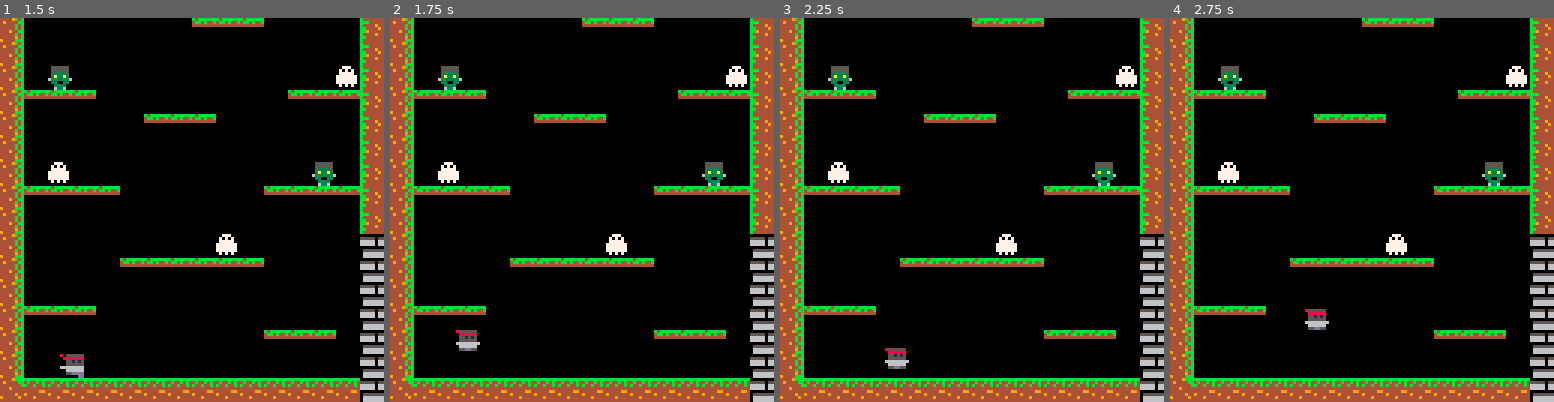
Above: before the commit, frames 1-4 (left to right).
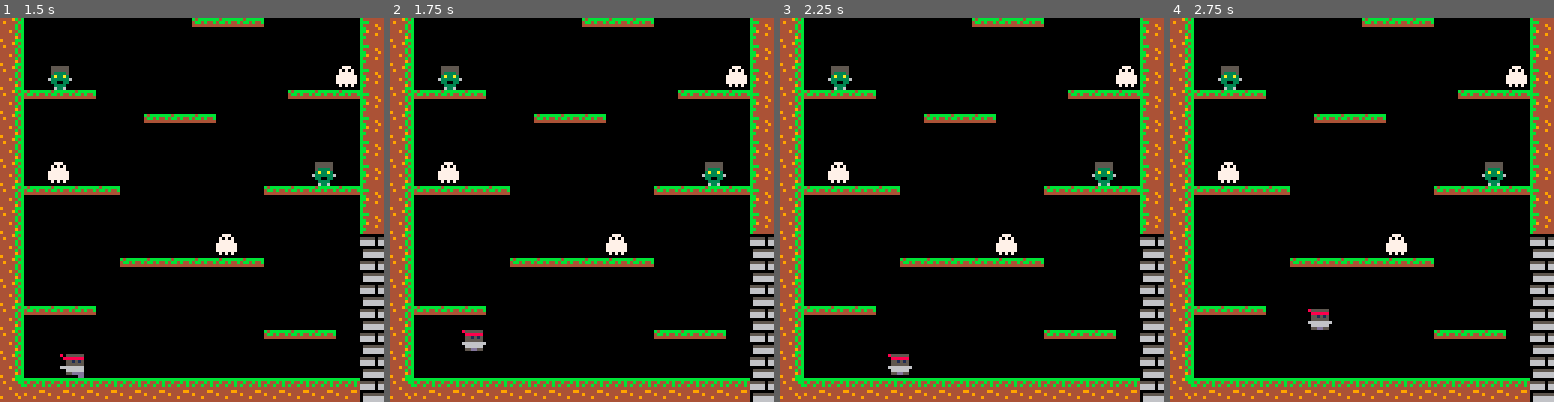
Above: after the commit, the same moments.

Repository: jmoreno1221/Sakajos-Adventures
Game: PICO-8 cartridge sasa.p8
The game is run twice, just before and just after one commit, with the same random seed, the same clock (stepped at 60 frames per second) and the same inputs.
Inputs:
- Up to frame 1 (1.5 s): tap X (X key) at 0.33, 1.07 s; tap O (Z key) at 0.7 s
- Up to frame 2 (1.75 s): hold Right from 1.6 s (still down); tap O (Z key) at 1.7 s
- Up to frame 3 (2.25 s): tap X (X key) at 1.85 s; release Right at 2.1 s; tap O (Z key) at 2.1 s
- Up to frame 4 (2.75 s): hold Right from 2.47 s (still down); tap O (Z key) at 2.5 s

Frame 1 is identical in both runs. In frame 2, 0.2% of the frame differs, in the area x 17-25%, y 81-87%; in frame 3, 0.4%, in the area x 27-35%, y 85-93%; in frame 4, 0.1%.

Commit message:
improved out-of-bounds function, added jump sound

Diff:
--- a/sasa.p8
+++ b/sasa.p8
@@ -15,7 +15,7 @@
 
  mode=1
  px=20    -- x-position
- py=496    -- y-position
+ py=496   -- y-position
  pstate=0 -- current player state
  pspr=1   -- current sprite
  pdir=0   -- current direction
@@ -51,31 +51,35 @@
  pat=0
 end
 function ghost_left()
-l=mget(px-4/8,py/8)
-return fget(l,1)
+ l=mget(flr((px-4)/8),flr(py/8))
+ return fget(l,1)
 end
 function ghost_right()
-c=mget(flr((px+8)/8),flr((py)/8))
-return fget(c,1)
+ c=mget(flr((px+8)/8),flr((py)/8))
+ return fget(c,1)
+end
+function canjump()
+ j=mget(px,flr(py-2)/8)
+ return not fget(j,0)
 end
 function canfall()
-  -- get the map tile under the player
-  v=mget(flr((px+2)/8),flr((py+8)/8))
-  -- see if its flagged as wall
-  return not fget(v,0)
+ -- get the map tile under the player
+ v=mget(flr((px+2)/8),flr((py+8)/8))
+ -- see if its flagged as wall
+ return not fget(v,0)
 end
 function _update()
 if (mode==0) then
 titleupdate()
 
 else
-		game_update60()
+	game_update60()
 end
 end
 function titleupdate()
 print("press z to start", 4, 4, 7)
 if btn(4,0) then
-gameinit()
+ gameinit()
 end
 
 end
@@ -92,16 +96,33 @@
  if pstate==0 then
    pspr=0      -- idle sprite
    if (left or right) change_state(1)
-   if (jump) change_state(3)
+   if (jump) then
+     change_state(3)
+     sfx(01)
+   end
    if (canfall()) change_state(2)
  end
 
  -- walk state
  if pstate==1 then
-   if (pat%3==0) sfx(1) -- sound
-   if (left and ghost_left()) pdir=-1 -- set direction
-   if (right and ghost_right()) pdir=1
-   if (jump) change_state(3)
+   if (pat%3==0) sfx(0) -- sound
+   if (left and ghost_left()) then -- set direction
+     pdir=0
+     elseif (jump and ghost_left()) then
+     pdir=0
+     elseif (left) then
+     pdir=-1
+   end
+   if (right and ghost_right()) then
+     pdir=0
+     elseif (jump and ghost_right()) then
+     pdir=0
+     elseif (right) then
+     pdir=1
+   end
+   if (jump) then
+     change_state(3)
+   end
    if (canfall()) change_state(2)
    -- move the player
    px+=(pdir*.75)*min(pat,2)
@@ -276,7 +297,7 @@
 00000000000000000000000000000000000000000000000000000000000000000000000000000000000000000000000000000000000000000000000000000000
 23333333333333333333333333333351000000000000000000000000000000000000000000000000000000000000000000000000000000000000000000000000
 __gff__
-0000000000000000000000000000000000000102010000000000000000000000000002010200000000000000000000000000010101000000000000000000000000000000000000000000000000000000000000000000000000000000000000000000000000000000000000000000000000000000000000000000000000000000
+0000000000000000000000000000000000000103010000000000000000000000000002010200000000000000000000000000010301000000000000000000000000000000000000000000000000000000000000000000000000000000000000000000000000000000000000000000000000000000000000000000000000000000
 0000000000000000000000000000000000000000000000000000000000000000000000000000000000000000000000000000000000000000000000000000000000000000000000000000000000000000000000000000000000000000000000000000000000000000000000000000000000000000000000000000000000000000
 __map__
 1515151515151515151515151515151500000000000000000000000000000000000000000000000000000000000000000000000000000000000000000000000000000000000000000000000000000000000000000000000000000000000000000000000000000000000000000000000000000000000000000000000000000000
Not shown, changed: the music (__music__) section of sasa.p8
Not shown, changed: the sound effects (__sfx__) section of sasa.p8
